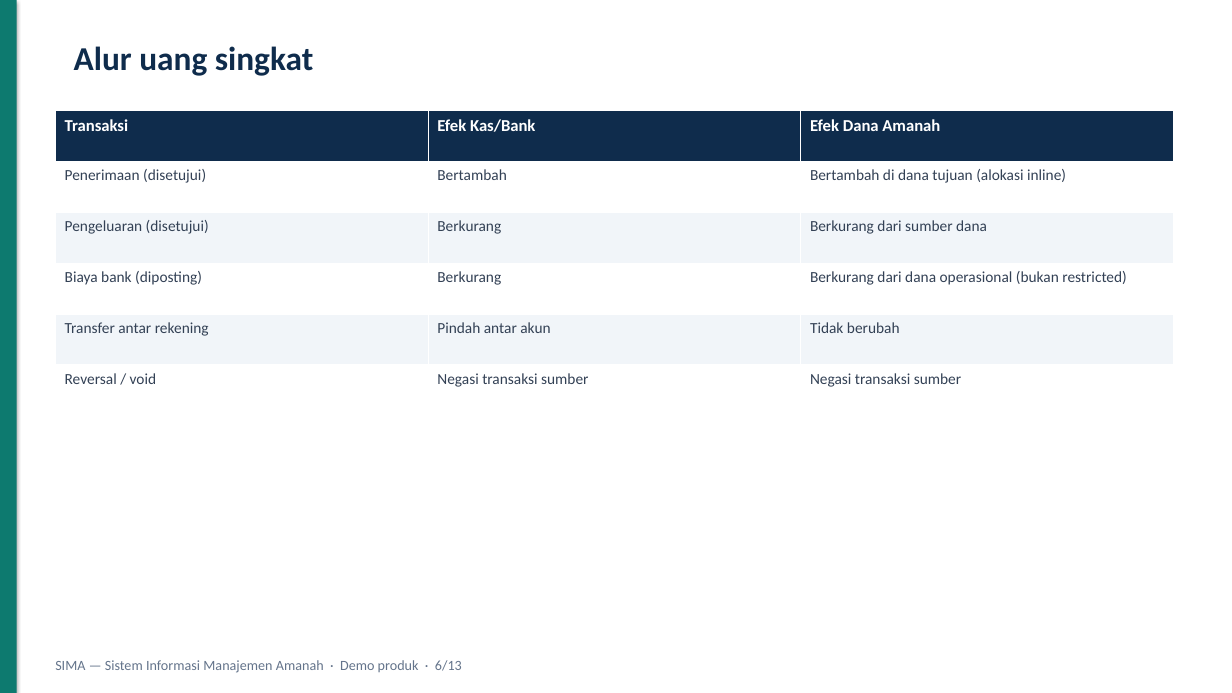
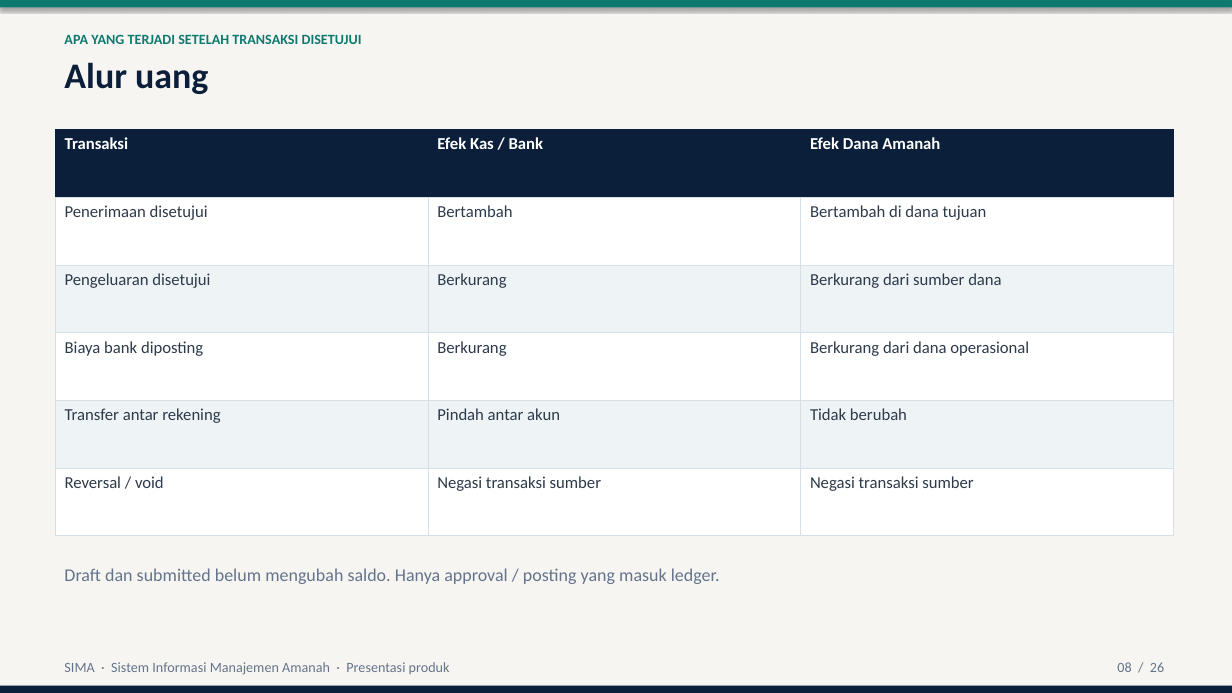
Before and after one commit to addingama/sima, a slide deck: slide 8 of docs/demo/SIMA-Presentasi-Demo.pptx (slide 6 before the commit). Drawn at 1232x693 pixels with LibreOffice and Linux fonts; fonts in the diff are those of the drawing. Boxes give left, top, right and bottom in pixels: in the first picture for what was removed or moved away, otherwise in the second. Text is boxed around its words. In the diff, an @@ line names an element or a change of style, - is before the commit and + after.

Commit message:
Demo PPT

```diff
--- a/docs/demo/SIMA-Presentasi-Demo.pptx
+++ b/docs/demo/SIMA-Presentasi-Demo.pptx
@@ rectangle at [0, 0, 1232, 693]: fill #FFFFFF to #F7F5F2 @@
@@ rectangle removed at [0, 0, 17, 693] @@
@@ rectangle added at [0, 0, 1232, 7], fill #0D7A6F @@
@@ text added at [64, 34, 362, 44], 11 pt, text #0D7A6F, bold @@
+APA YANG TERJADI SETELAH TRANSAKSI DISETUJUI
@@ text at [64, 62, 208, 94]: text changed; size 26 to 28 pt; text colour #0F2C4C to #0B1F3A @@
-Alur uang singkat
+Alur uang
@@ table at [55, 129, 1173, 536] @@
-row 1, column 2: Efek Kas/Bank
+row 1, column 2: Efek Kas / Bank
-row 2, column 1: Penerimaan (disetujui)
+row 2, column 1: Penerimaan disetujui
-row 2, column 3: Bertambah di dana tujuan (alokasi inline)
+row 2, column 3: Bertambah di dana tujuan
-row 3, column 1: Pengeluaran (disetujui)
+row 3, column 1: Pengeluaran disetujui
-row 4, column 1: Biaya bank (diposting)
+row 4, column 1: Biaya bank diposting
-row 4, column 3: Berkurang dari dana operasional (bukan restricted)
+row 4, column 3: Berkurang dari dana operasional
@@ fill #0F2C4C to #0B1F3A in row 1 @@
@@ fill #F1F5F9 to #EEF3F6 in 6 cells @@
@@ size 12 to 13 pt, text colour #334155 to #2D3A4A in "Bertambah", "Berkurang", "Berkurang dari sumber dana", "Berkurang" and 6 more places @@
@@ borders changed @@
@@ table: place and size @@
-table at [55, 111, 1173, 416]
+table at [55, 129, 1173, 536]
@@ text added at [64, 568, 720, 584], 14 pt, text #64748B @@
+Draft dan submitted belum mengubah saldo. Hanya approval / posting yang masuk ledger.
@@ rectangle added at [0, 686, 1232, 693], fill #0B1F3A @@
@@ text at [64, 662, 450, 675]: text changed @@
-SIMA — Sistem Informasi Manajemen Amanah · Demo produk · 6/13
+SIMA · Sistem Informasi Manajemen Amanah · Presentasi produk
@@ text added at [1117, 662, 1164, 672], 11 pt, text #64748B @@
+08 / 26
```
Also in this commit, not shown: 2 other slides changed, 23 slides added, 10 slides removed, 24 other files.
